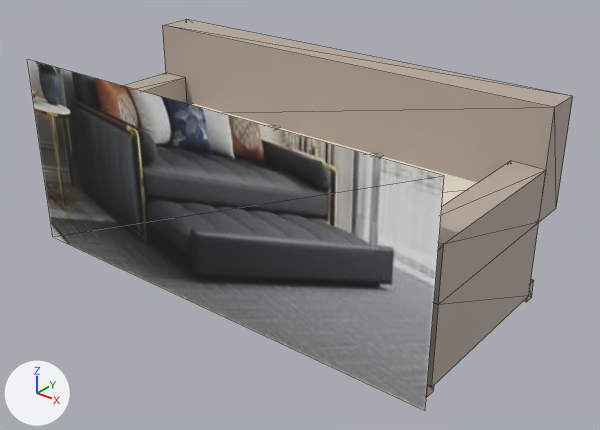
The glTF model storage/picture/mocan-82.glb: old version first, new version second.
One viewpoint serves both versions: a camera (50 mm lens) standing at (2.05, -2.45, 1.78) and looking at (0.1, -0.02, 0.28). Every picture has the same lights, and +X, +Y and +Z are marked at lower left. The first picture is the older version. Mesh edges are drawn as thin lines. Vertices at exactly the same position are counted once.

Names of what the first picture shows: 'furniture'.
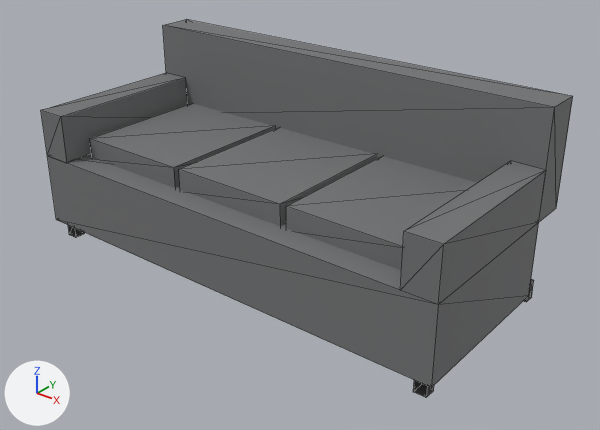
Where the change shows, as pixel boxes (x1, y1, x2, y2) in the pictures (600 x 430 px):
'furniture', recoloured, reshaped (darker)
    before: (27, 19, 573, 410)
    after: (41, 19, 573, 397)
part 1 of me_mesh_0, deleted
    before: (27, 59, 444, 410)

The edits, one by one:
Material 'fabric' (mat_fabric) changes colour from grey #b8aa9e to grey #727374; in linear values from (0.48, 0.4, 0.34) to (0.169, 0.173, 0.176).
Material 'cushion' (mat_cushion) changes colour from pale yellow #efe5d4 to grey #727374; in linear values from (0.86, 0.78, 0.66) to (0.169, 0.173, 0.176).
me_mesh_0 is used by ob_furniture; location (0.0, 0.0, 0.0).
me_mesh_0 had 86 vertices, 134 faces and spanned x -1.0..1.0, y -0.48..0.45, z 0.0..0.85.
me_mesh_0 now has 82 vertices, 132 faces and spans x -1.0..1.0, y -0.45..0.45, z 0.0..0.85.
me_mesh_0 part 1: the loose piece of 4 vertices spanning x -1.0..1.0, y -0.48, z 0.0..0.85 is deleted.
me_mesh_0 no longer uses material mat_photo (picture img_image_0).
